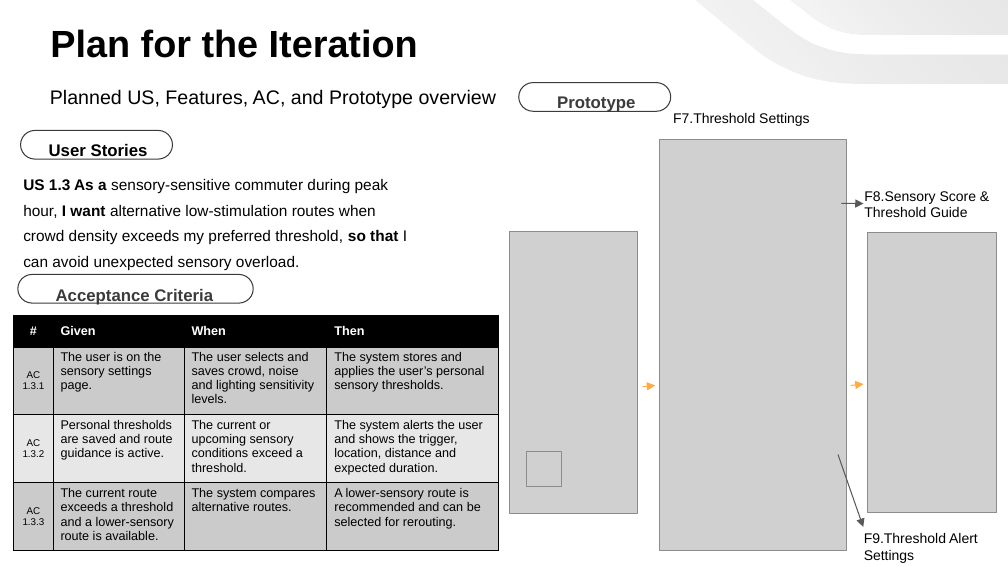
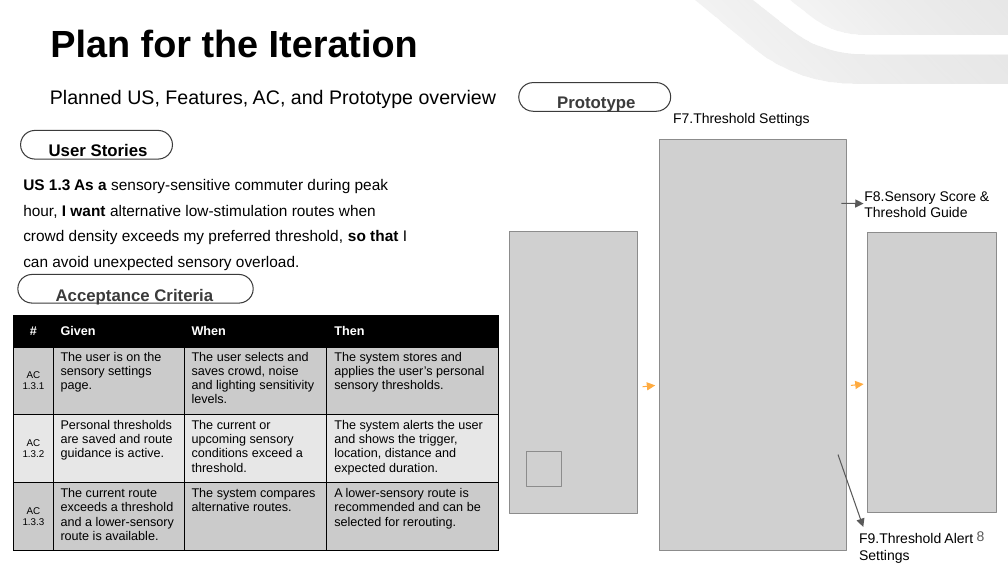
Before and after one commit to AVI-080602/FinalYearProjectOnboarding, a slide deck: slide 8 of Onboarding Presentation Slides.pptx. Drawn at 1008x567 pixels with LibreOffice and Linux fonts; fonts in the diff are those of the drawing; grey boxes stand for pictures. Boxes give left, top, right and bottom in pixels: in the first picture for what was removed or moved away, otherwise in the second. Text is boxed around its words. In the diff, an @@ line names an element or a change of style, - is before the commit and + after.

```diff
--- a/Onboarding Presentation Slides.pptx
+++ b/Onboarding Presentation Slides.pptx
@@ text "F9.Threshold Alert Settings": place and size @@
-text "F9.Threshold Alert Settings" at box(864, 533, 978, 563)
+text "F9.Threshold Alert Settings" at box(859, 533, 973, 563)
@@ page number added at box(977, 531, 985, 541), 10 pt, text #595959 @@
+8
```
Also in this commit, not shown: 17 other slides changed, 2 slides removed.
